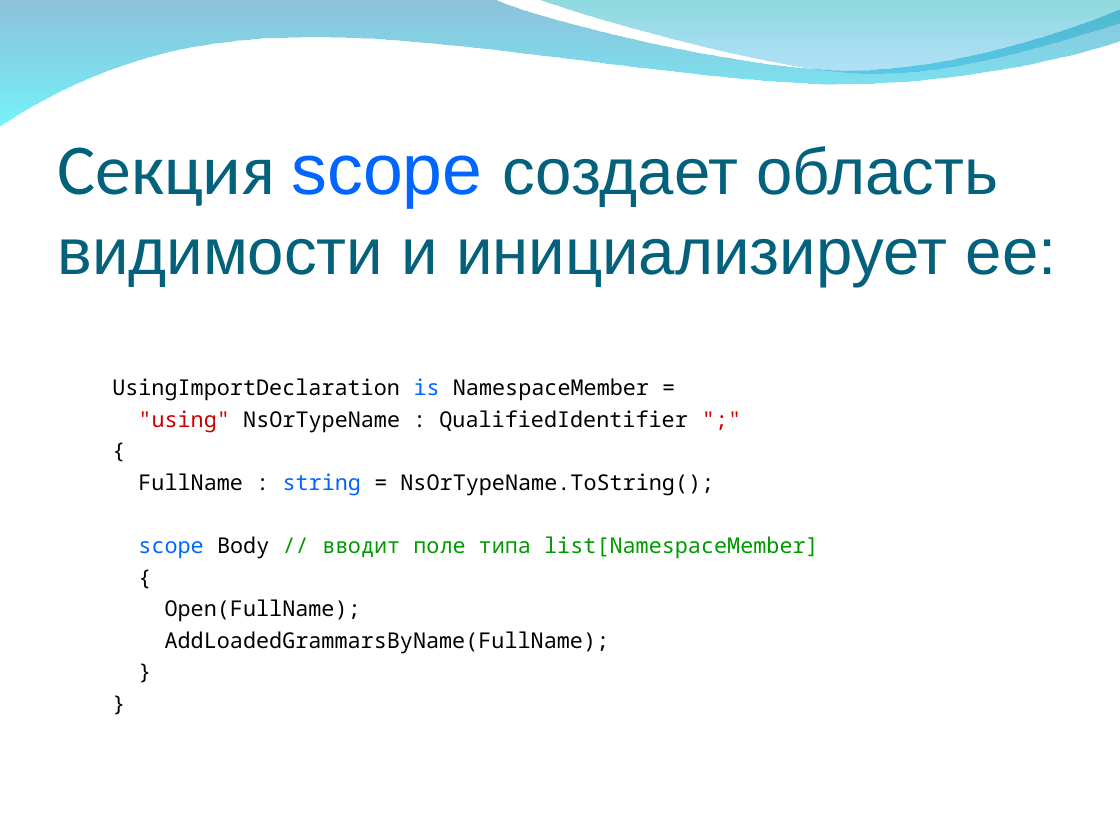
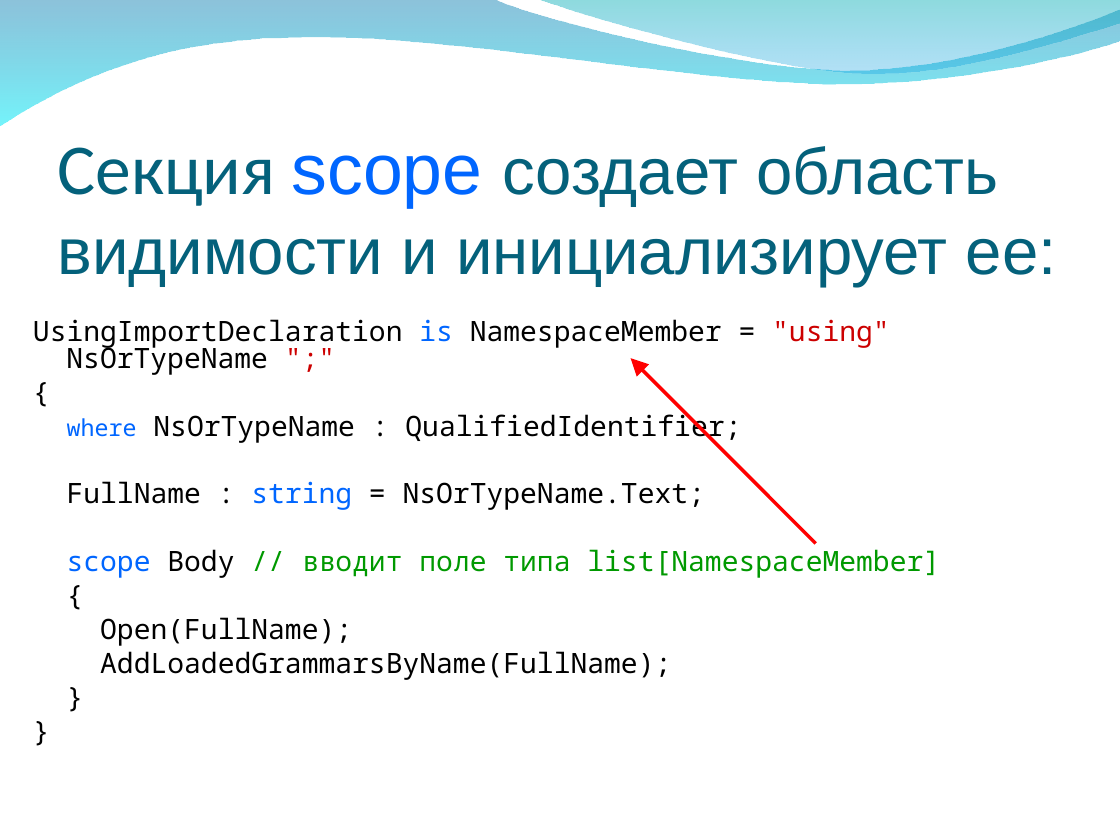
Before and after one commit to VladD2/Nemerle-Articles, a slide deck: slide 29 of N2/N2-Project/N2.ppt (slide 28 before the commit). Drawn at 1120x840 pixels with LibreOffice and Linux fonts; fonts in the diff are those of the drawing; background and template pictures are left out. Boxes give left, top, right and bottom in pixels: in the first picture for what was removed or moved away, otherwise in the second. Text is boxed around its words. In the diff, an @@ line names an element or a change of style, - is before the commit and + after.

```diff
--- a/N2/N2-Project/N2.ppt
+++ b/N2/N2-Project/N2.ppt
@@ text "UsingImportDeclaration is NamespaceMember = "using" ...": place and size @@
-text "UsingImportDeclaration is NamespaceMember = "using" ..." at (112,378,819,654)
+text "UsingImportDeclaration is NamespaceMember = "using" ..." at (33,319,940,680)
@@ text at (33,319,890,375): text changed; size 14 to 18 pt @@
-UsingImportDeclaration is NamespaceMember =
-"using" NsOrTypeName : QualifiedIdentifier ";"
+UsingImportDeclaration is NamespaceMember = "using" NsOrTypeName ";"
@@ arrow added from (815, 543) to (631, 358), #FF0000 2.24 pt @@
@@ text at (67,409,741,510): text changed; size 14 to 18 pt @@
-FullName : string = NsOrTypeName.ToString();
+where NsOrTypeName : QualifiedIdentifier;
+FullName : string = NsOrTypeName.Text;
@@ text at (67,549,940,680): size 14 to 18 pt in "{", "scope Body // вводит поле типа list[NamespaceMember]", "{", "Open(FullName);" and 3 more places; line spacing 1 to 0.8; more space between paragraphs @@
```
Also in this commit, not shown: 18 other slides changed, 4 slides added.
